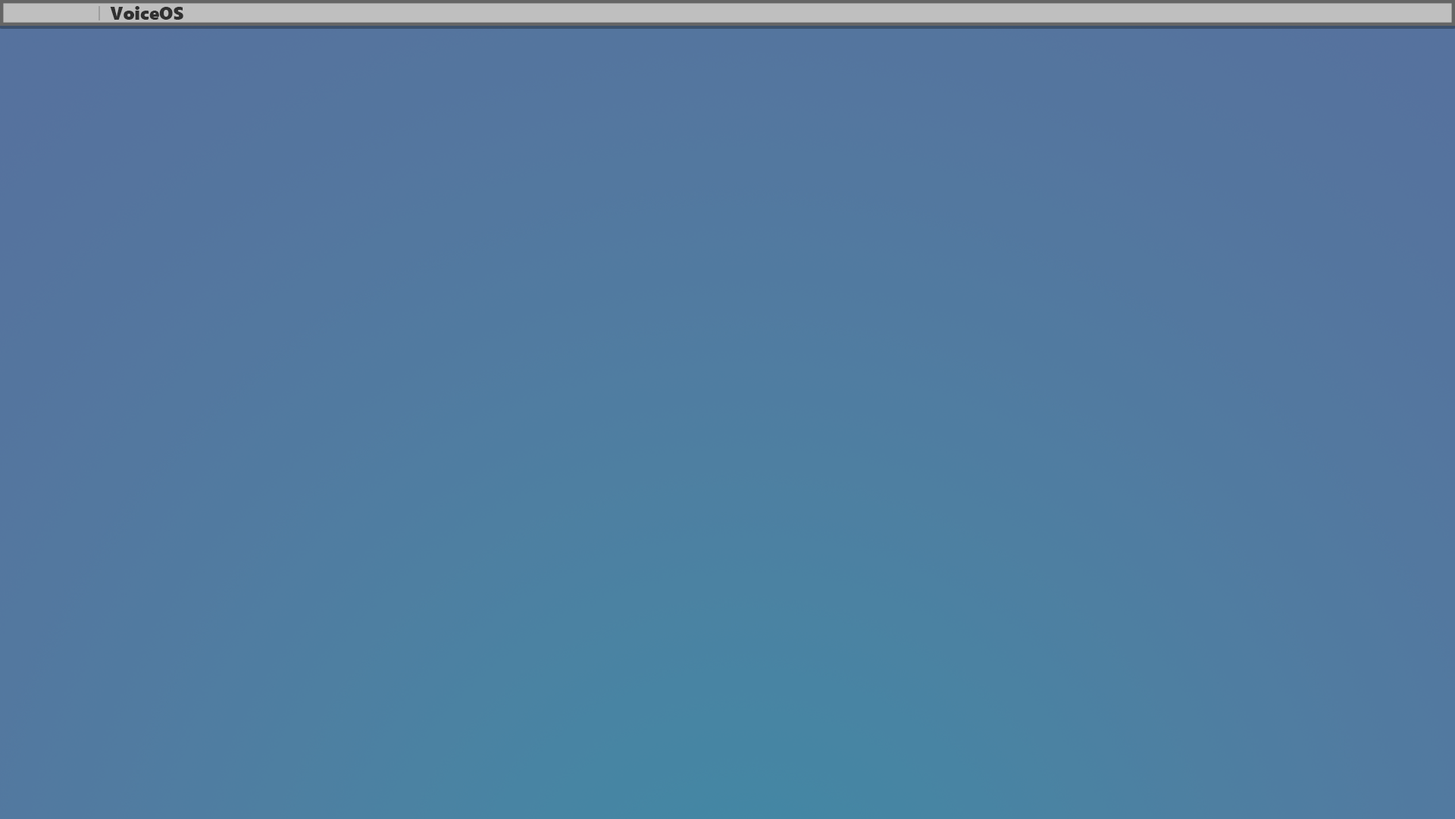
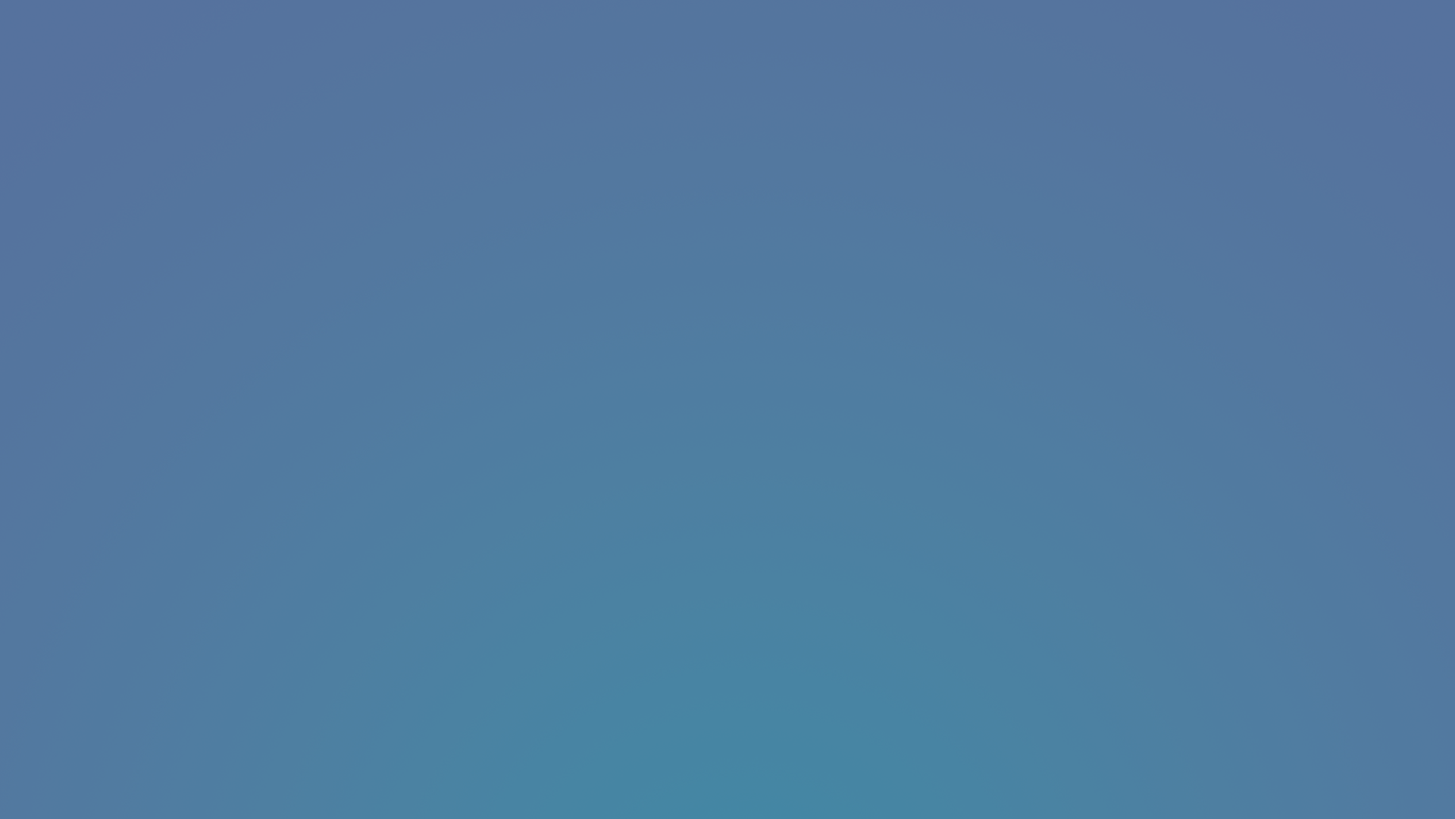
Layers edited between the first and the second 1455 × 819 image:
hid "VoiceOS" over [left=109, top=6, right=184, bottom=20]
hid "Line 1" over [left=98, top=6, right=101, bottom=21]
hid "Rectangle 1" over [left=0, top=0, right=1455, bottom=26]
